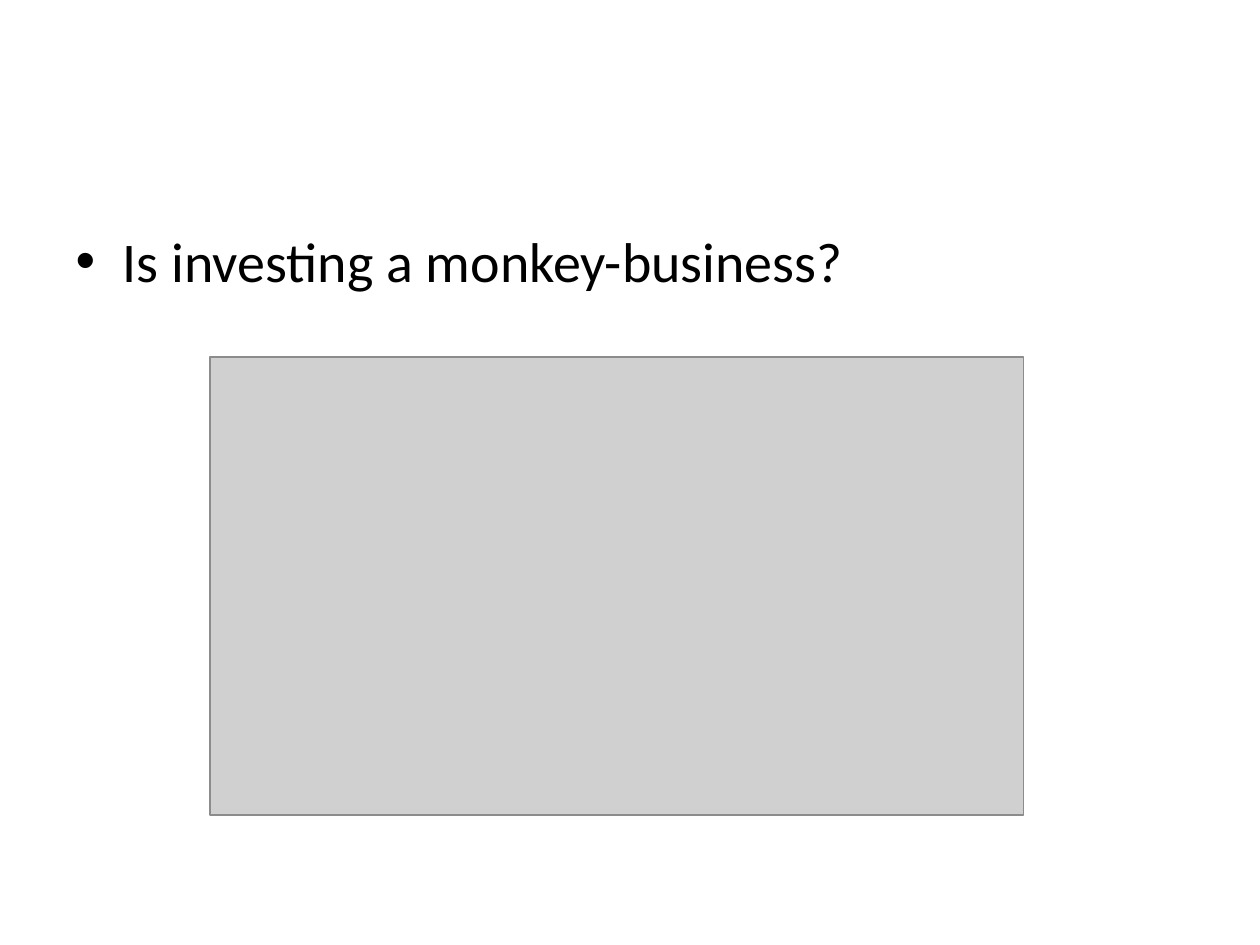
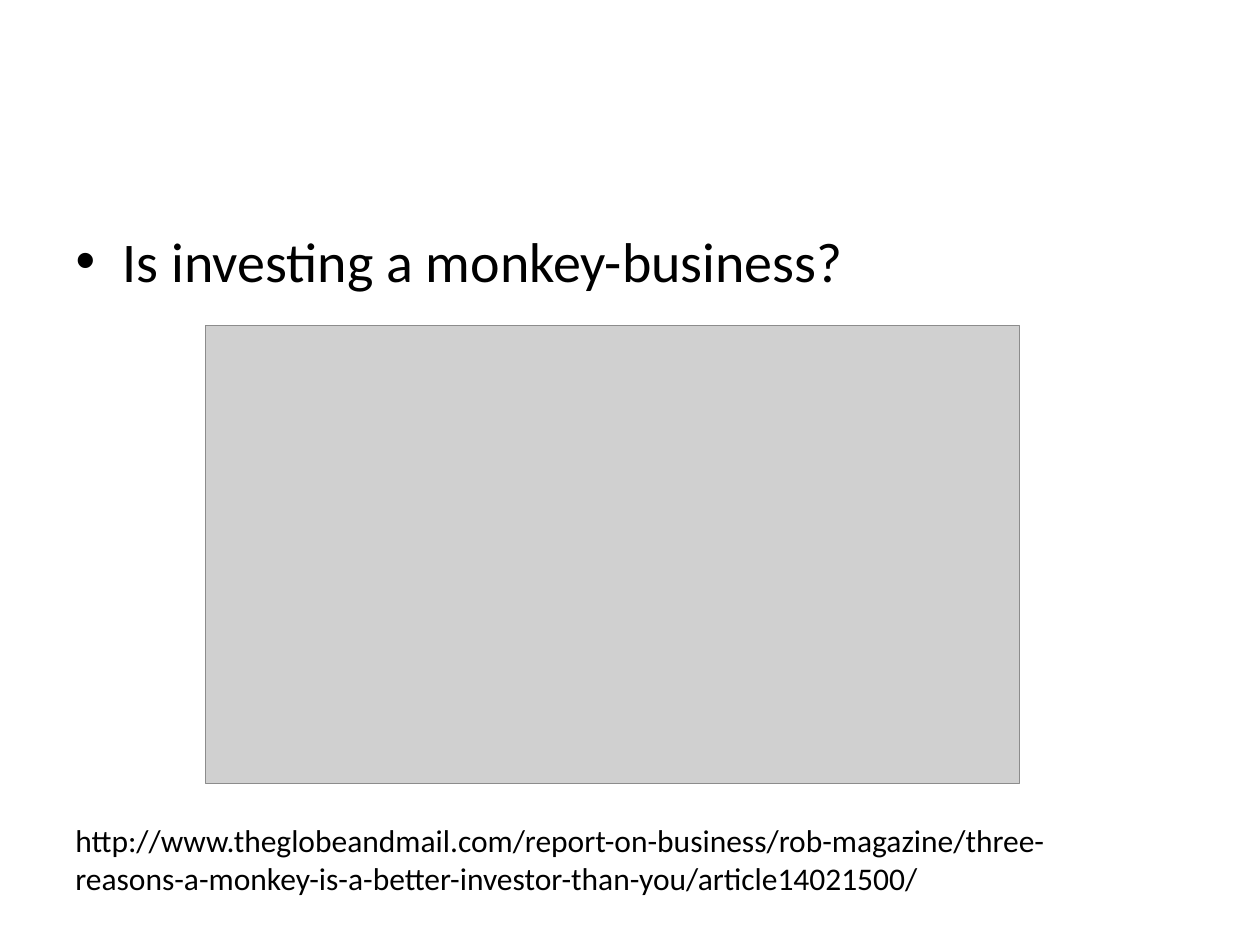
Before and after one commit to saciestudio/courses-intro-portfolio-analysis, a slide deck: slide 2 of scripts/Chapter1.pptx. Drawn at 1260x945 pixels with LibreOffice and Linux fonts; fonts in the diff are those of the drawing; grey boxes stand for pictures. Boxes give left, top, right and bottom in pixels: in the first picture for what was removed or moved away, otherwise in the second. Text is boxed around its words. In the diff, an @@ line names an element or a change of style, - is before the commit and + after.

```diff
--- a/scripts/Chapter1.pptx
+++ b/scripts/Chapter1.pptx
@@ picture: place and size @@
-picture at [210, 357, 1024, 815]
+picture at [205, 325, 1019, 784]
@@ text added at [75, 830, 1044, 895], 18 pt, text #000000 @@
+http://www.theglobeandmail.com/report-on-business/rob-magazine/three-reasons-a-monkey-is-a-better-investor-than-you/article14021500/
```
Also in this commit, not shown: 6 other slides changed, 12 slides added, 17 slides removed, 1 other file.
